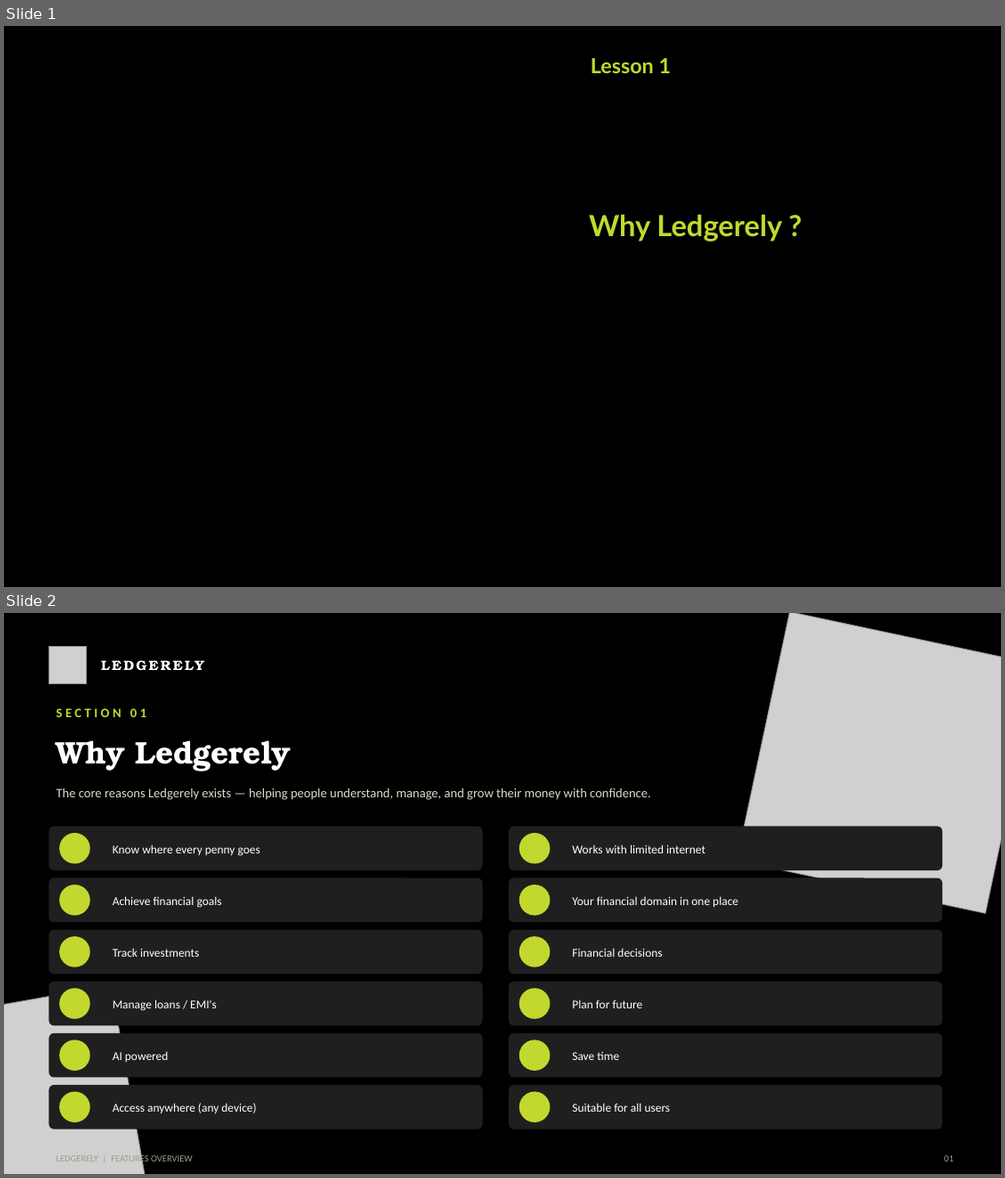
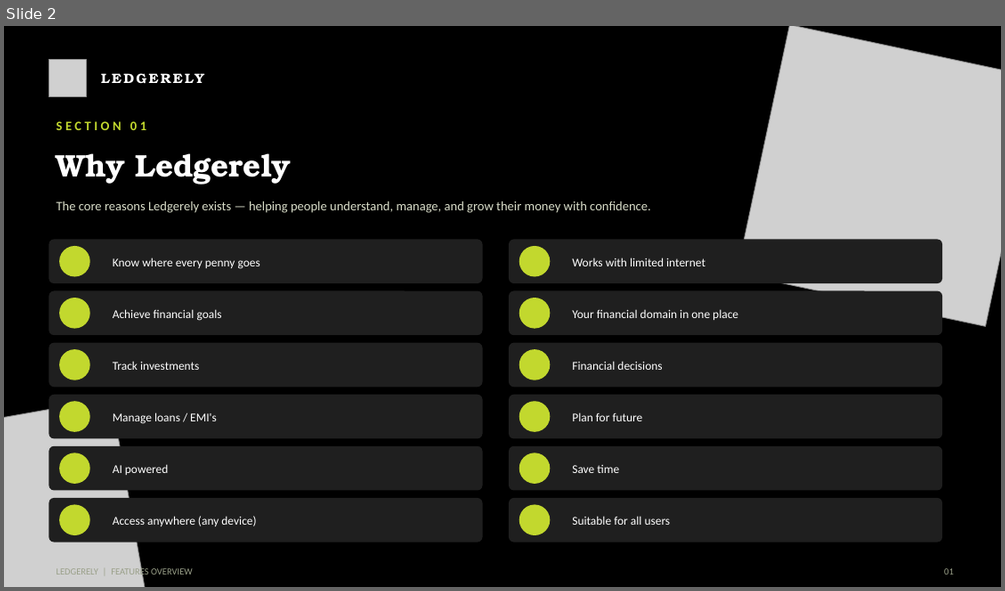
Before and after one commit to bharani-palani/ledgerely, a slide deck: LedgerelyTutorGuide.pptx. Shown one above the other, each under a label of ours: slides 1 and 2 before the commit, slide 2 after it. The pictures are 1005x1178 and 1005x591 pixels, drawn with LibreOffice and Linux fonts; fonts in the diff are those of the drawing; grey boxes stand for pictures; background and template pictures are left out. Boxes give left, top, right and bottom in pixels: in the first picture for what was removed or moved away, otherwise in the second. Text is boxed around its words. In the diff, an @@ line names an element or a change of style, - is before the commit and + after.

```diff
--- a/LedgerelyTutorGuide.pptx
+++ b/LedgerelyTutorGuide.pptx
@@ slide 1 removed at (4, 26, 1001, 587), background picture (left out) @@
@@ text removed at (591, 58, 672, 73) @@
-Lesson 1
@@ text removed at (589, 214, 782, 241) @@
-Why Ledgerely ?
```
Also in this commit, not shown: 5 slides changed, 2 slides added, 2 other slides removed, 10 other files.
